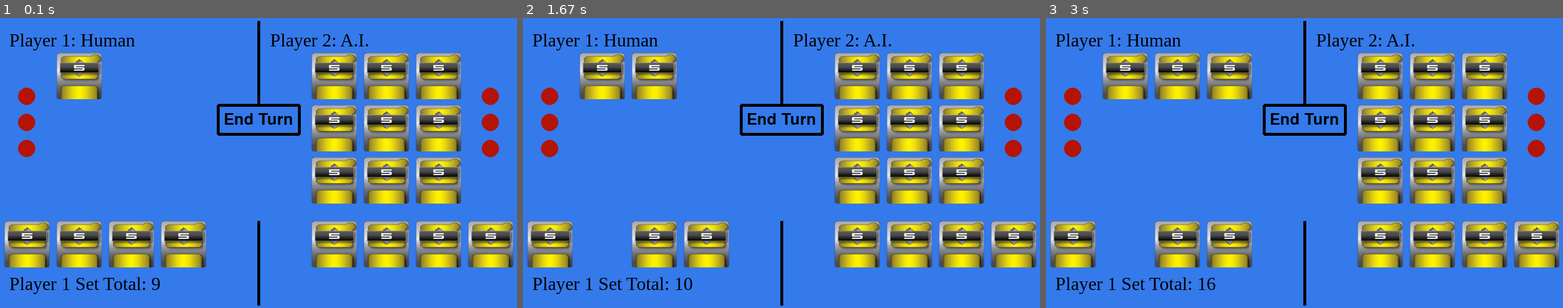
Above: before the commit, frames 1-3 (left to right).
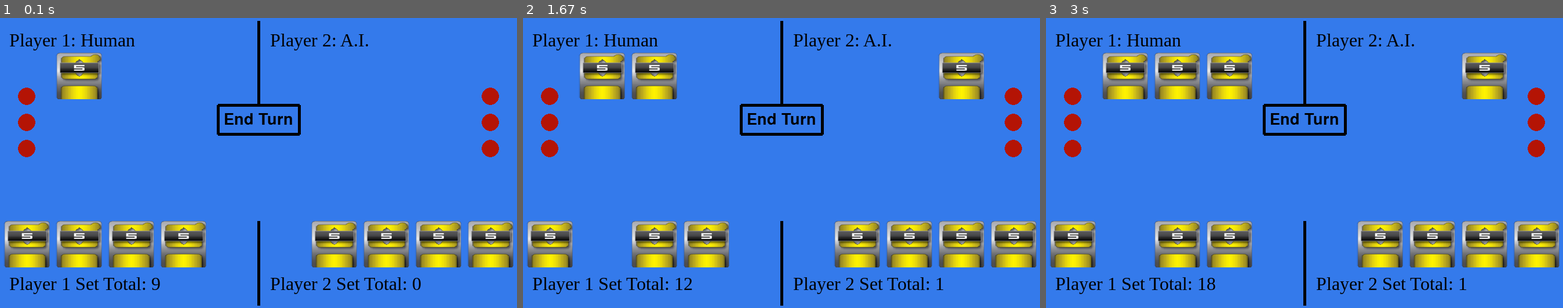
Above: after the commit, the same moments.

Repository: garciale24/myPazaak
Game: pygame game, started from my_pygame.py
Two runs of this game, one before a commit and one after it. Both use one fixed random seed, a clock stepped at 60 frames per second and the inputs below.
Inputs (mouse positions are in pixels of both pictures, inside the frame that each line leads up to):
- Up to frame 1 (0.1 s): no input
- Up to frame 2 (1.67 s): click (621, 229) at 1.38 s
- Up to frame 3 (3 s): click (1288, 113) at 2.85 s

The runs differ from the first frame. In frame 1, 13% of the frame differs, in the area x 52-90%, y 12-96%; in frame 2, 12%; in frame 3, 12%.

Commit message:
p2_update

Diff:
--- a/my_pygame.py
+++ b/my_pygame.py
@@ -31,7 +31,17 @@
 MOUSE_X: int = 0
 MOUSE_Y: int = 0
 
-
+P2_BOARD_DIS: List[Tuple[int]] = [
+    (720, 60),
+    (630, 60),
+    (540, 60),
+    (720, 150),
+    (630, 150),
+    (540, 150),
+    (720, 240),
+    (630, 240),
+    (540, 240)
+]
 
 P1_BOARD_DIS: List[Tuple[int]] = [
     (100, 60),
@@ -78,6 +88,8 @@
 
     img2 = font.render('Player 2: A.I.', True, BLACK)
     WIN.blit(img2, (470, 20))
+    img2_1 = font.render('Player 2 Set Total: ' + str(pazaakGame.P2setVal), True, BLACK)
+    WIN.blit(img2_1, (470, 440))
 
     radius = 15
     pygame.draw.circle(WIN, RED, (50, 135), radius)
@@ -103,13 +115,18 @@
 
     pygame.draw.line(WIN, BLACK, (450, 495), (450, 350), 5)
 
-
+    i = 0
     while i < len(pazaakGame.P1boardCards):
         card = get_card(pazaakGame.P1boardCards[i])
         WIN.blit(card, (P1_BOARD_DIS[i]))
         i += 1
 
 
+    i = 0
+    while i < len(pazaakGame.P2boardCards):
+        card = get_card(pazaakGame.P2boardCards[i])
+        WIN.blit(card, (P2_BOARD_DIS[i]))
+        i += 1
     #WIN.blit(PLUSFIVE, (100, 60))
     #WIN.blit(PLUSFIVE, (190, 60))
     #WIN.blit(PLUSFIVE, (280, 60))
@@ -129,15 +146,15 @@
     #WIN.blit(PLUSFIVE, (280, 350))
 
 
-    WIN.blit(PLUSFIVE, (720, 60))
-    WIN.blit(PLUSFIVE, (630, 60))
-    WIN.blit(PLUSFIVE, (540, 60))
-    WIN.blit(PLUSFIVE, (720, 150))
-    WIN.blit(PLUSFIVE, (630, 150))
-    WIN.blit(PLUSFIVE, (540, 150))
-    WIN.blit(PLUSFIVE, (720, 240))
-    WIN.blit(PLUSFIVE, (630, 240))
-    WIN.blit(PLUSFIVE, (540, 240))
+    #WIN.blit(PLUSFIVE, (720, 60))
+    #WIN.blit(PLUSFIVE, (630, 60))
+    #WIN.blit(PLUSFIVE, (540, 60))
+    #WIN.blit(PLUSFIVE, (720, 150))
+    #WIN.blit(PLUSFIVE, (630, 150))
+    #WIN.blit(PLUSFIVE, (540, 150))
+    #WIN.blit(PLUSFIVE, (720, 240))
+    #WIN.blit(PLUSFIVE, (630, 240))
+    #WIN.blit(PLUSFIVE, (540, 240))
 
     WIN.blit(PLUSFIVE, (810, 350))
     WIN.blit(PLUSFIVE, (720, 350))
@@ -164,7 +181,7 @@
 
 
     j: int = 0
-    k: int = 1
+    k: int = 2
     p1wins: int = 0
     p2wins: int = 0
     pazaakGame = PazaakState(k)
@@ -180,10 +197,15 @@
     while run:
         clock.tick(FPS)
         nextCard: int = pazaakGame.nextCard()
-
+        if k == 1: k = 2
+        elif k == 2: k = 1
+        pazaakGame.player = k
         if pazaakGame.player == 1:
             pazaakGame.P1boardCards.append(nextCard)
             pazaakGame.P1setVal += nextCard
+        if pazaakGame.player == 2:
+            pazaakGame.P2boardCards.append(nextCard)
+            pazaakGame.P2setVal += nextCard
         draw_window(pazaakGame)
 
         # time.sleep(3)
@@ -209,6 +231,12 @@
                         if card[0] <= int(MOUSE_X) and int(MOUSE_X) <= card[0] + 80:
                             if card[1] <= int(MOUSE_Y) and int(MOUSE_Y) <= card[1] + 80:
                                 SIDE_DECK_DIS.pop(i)
+                                card = pazaakGame.P1sideCards.pop(i)
+                                pazaakGame.P1boardCards.append(card[0])
+                                print(pazaakGame.P1setVal, "   ", card[0])
+
+                                pazaakGame.P1setVal += card[0]
+                                print(pazaakGame.P1setVal)
                                 run2 = False
 
                         i += 1
